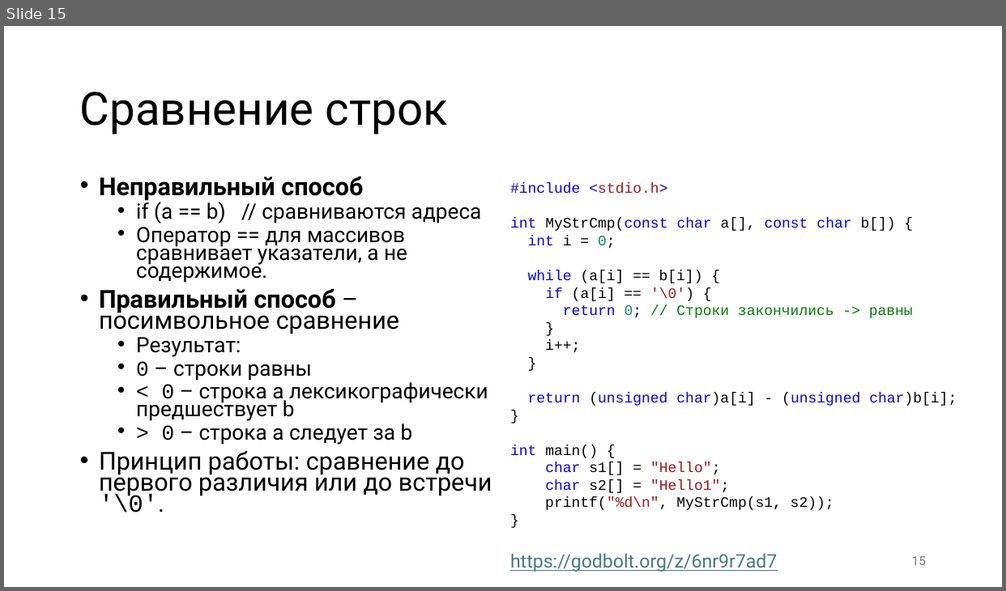
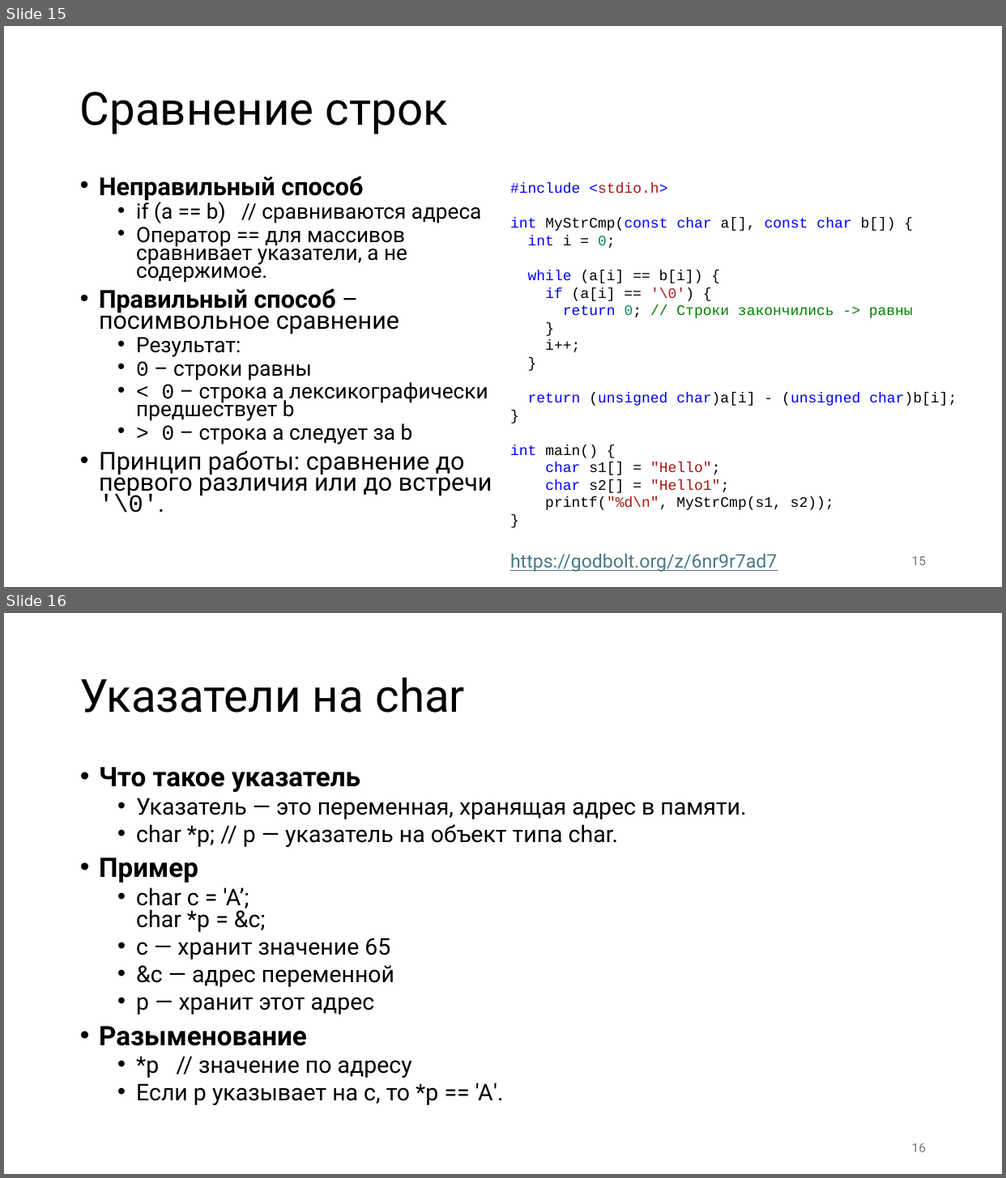
Before and after one commit to alexey-malov/mpp, a slide deck: lectures/03/Strings.pptx. Shown one above the other, each under a label of ours: slide 15 before the commit, slides 15 and 16 after it. The pictures are 1006x591 and 1006x1178 pixels, drawn with LibreOffice and Linux fonts; fonts in the diff are those of the drawing. Boxes give left, top, right and bottom in pixels: in the first picture for what was removed or moved away, otherwise in the second. Text is boxed around its words. In the diff, an @@ line names an element or a change of style, - is before the commit and + after.

```diff
--- a/lectures/03/Strings.pptx
+++ b/lectures/03/Strings.pptx
@@ slide 16 added at (4, 613, 1002, 1174), background #FFFFFF @@
@@ title added at (80, 677, 465, 713), 44 pt, text #000000 @@
+Указатели на char
@@ text added at (99, 767, 746, 1105), 22.2 pt, text #000000 @@
+• Что такое указатель
+  • Указатель — это переменная, хранящая адрес в памяти.
+  • char *p; // p — указатель на объект типа char.
+• Пример
+  • char c = 'A’;
+    char *p = &c;
+  • c — хранит значение 65
+  • &c — адрес переменной
+  • p — хранит этот адрес
+• Разыменование
+  • *p // значение по адресу
+  • Если p указывает на c, то *p == 'A'.
@@ page number added at (912, 1144, 926, 1152), 12 pt, text #797979 @@
+16
```
Also in this commit, not shown: 14 other slides added.
